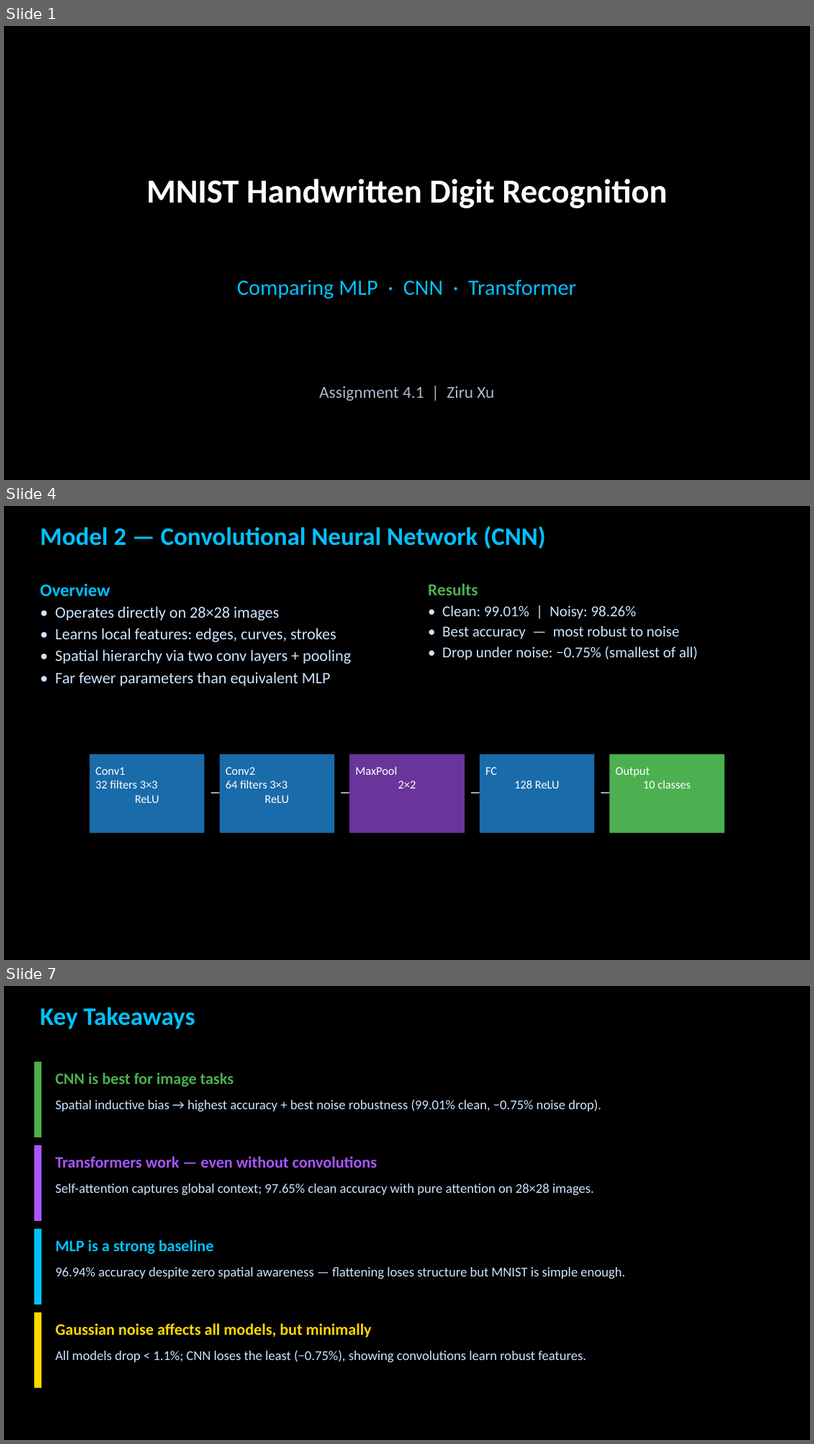
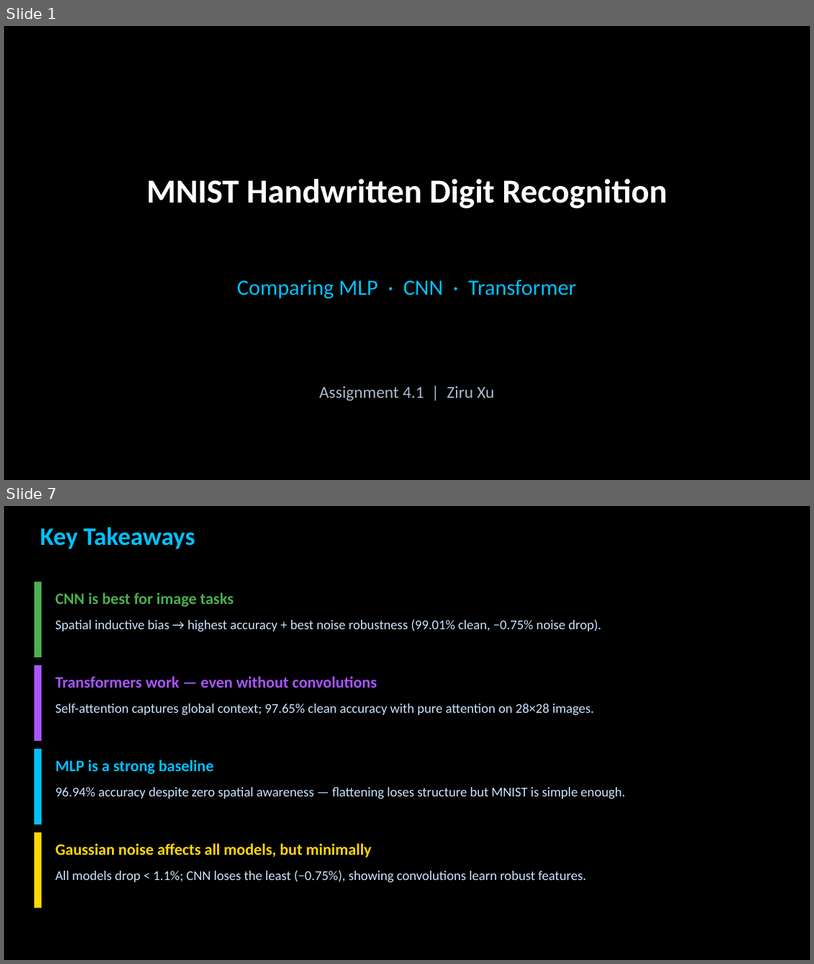
Before and after one commit to zxu235/ai-hw-spring-2026-Ziru-Xu, a slide deck: Assignment4.1-MNIST_Presentation.pptx. Shown one above the other, each under a label of ours: slides 1, 4 and 7 before the commit, slides 1 and 7 after it; the slides between them are not shown. The pictures are 814x1444 and 814x964 pixels, drawn with LibreOffice and Linux fonts; fonts in the diff are those of the drawing; background and template pictures are left out. Boxes give left, top, right and bottom in pixels: in the first picture for what was removed or moved away, otherwise in the second. Text is boxed around its words. In the diff, an @@ line names an element or a change of style, - is before the commit and + after.

```diff
--- a/Assignment4.1-MNIST_Presentation.pptx
+++ b/Assignment4.1-MNIST_Presentation.pptx
@@ slide 4 removed at (4,506,810,960), background picture (left out) @@
@@ text removed at (40,526,545,548) @@
-Model 2 — Convolutional Neural Network (CNN)
@@ text removed at (40,584,351,686) @@
-Overview
-• Operates directly on 28×28 images
-• Learns local features: edges, curves, strokes
-• Spatial hierarchy via two conv layers + pooling
-• Far fewer parameters than equivalent MLP
@@ text removed at (428,583,698,660) @@
-Results
-• Clean: 99.01% | Noisy: 98.26%
-• Best accuracy — most robust to noise
-• Drop under noise: −0.75% (smallest of all)
@@ rectangle removed at (90,754,205,833) @@
@@ rectangle removed at (219,754,334,833) @@
@@ rectangle removed at (350,754,464,833) @@
@@ rectangle removed at (480,754,595,833) @@
@@ rectangle removed at (610,754,725,833) @@
@@ text removed at (95,767,160,803) @@
-Conv1
-32 filters 3×3
-ReLU
@@ text removed at (204,778,219,811) @@
-→
@@ text removed at (226,767,289,803) @@
-Conv2
-64 filters 3×3
-ReLU
@@ text removed at (334,778,350,811) @@
-→
@@ text removed at (355,766,417,788) @@
-MaxPool
-2×2
@@ text removed at (465,778,480,811) @@
-→
@@ text removed at (486,767,560,788) @@
-FC
-128 ReLU
@@ text removed at (595,778,610,811) @@
-→
@@ text removed at (616,767,691,788) @@
-Output
-10 classes
```
Also in this commit, not shown: 3 slides changed, 2 slides added, 1 other slide removed, 1 other file.
